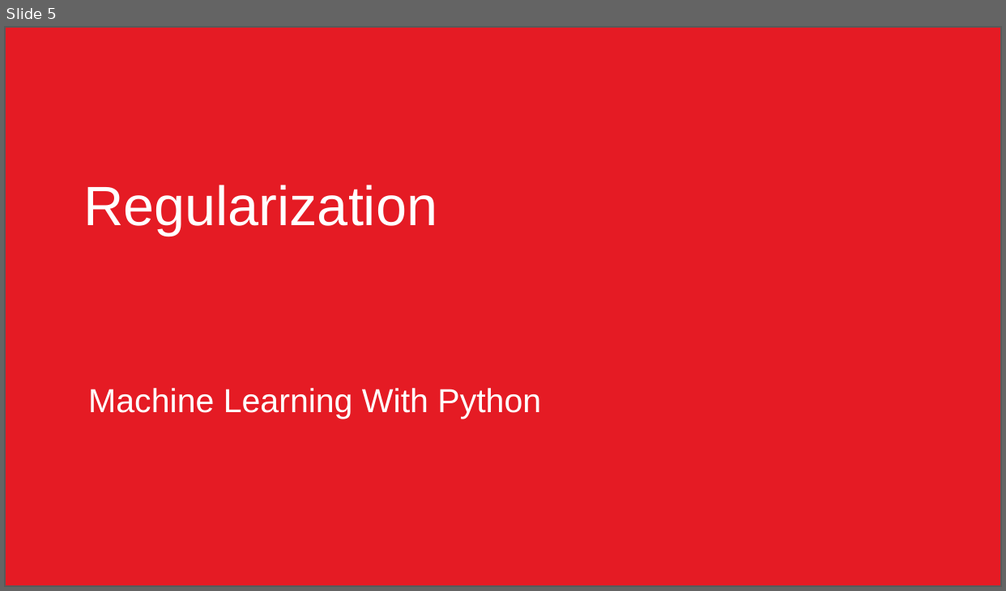
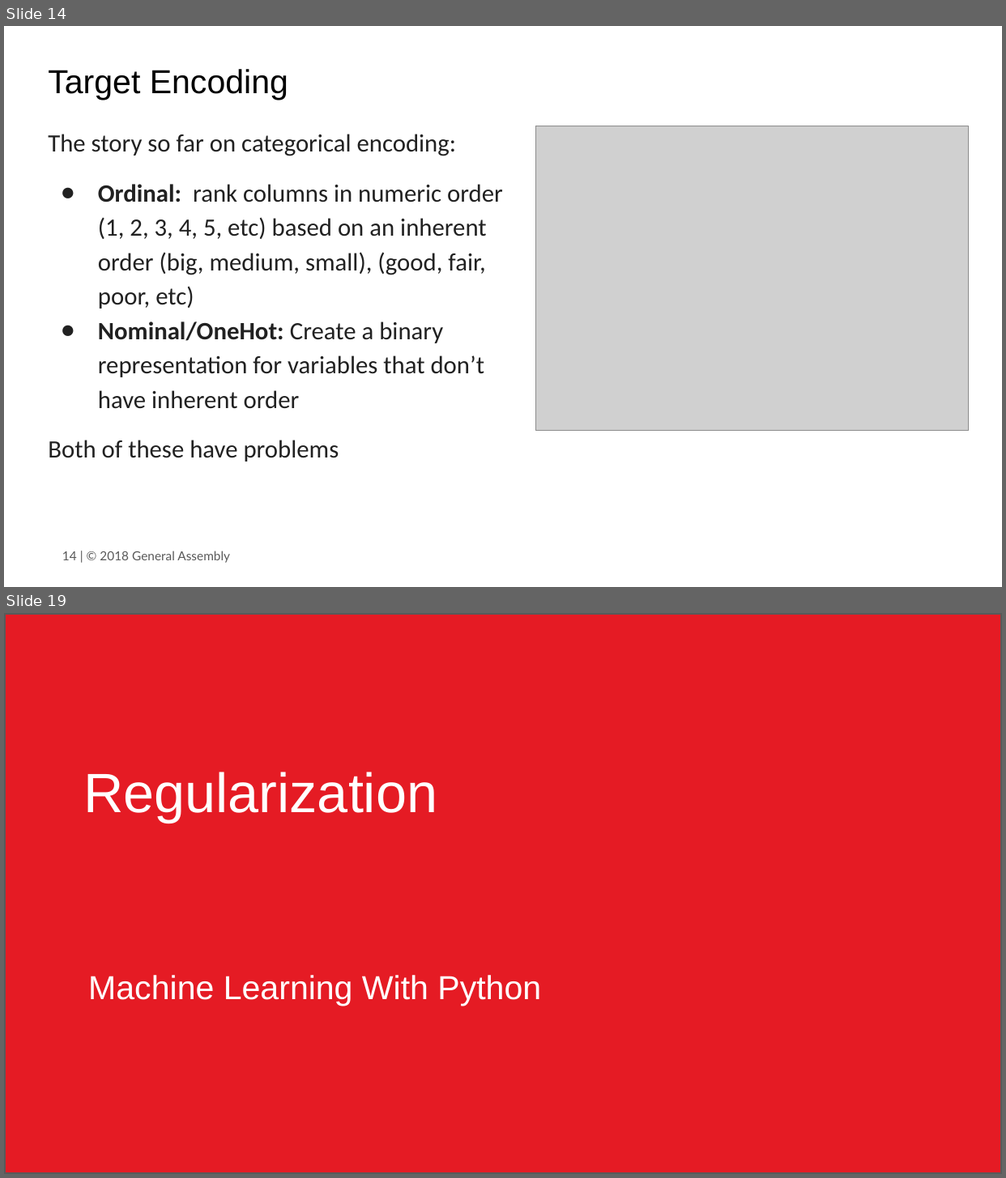
Before and after one commit to JonathanBechtel/DAT-10-14, a slide deck: class material/Unit3/Class13/DAT Class 13.pptx. Shown one above the other, each under a label of ours: slide 5 before the commit, slides 14 and 19 after it; the slides between them are not shown. The pictures are 1006x591 and 1006x1178 pixels, drawn with LibreOffice and Linux fonts; fonts in the diff are those of the drawing; grey boxes stand for pictures; background and template pictures are left out. Boxes give left, top, right and bottom in pixels: in the first picture for what was removed or moved away, otherwise in the second. Text is boxed around its words. In the diff, an @@ line names an element or a change of style, - is before the commit and + after.

```diff
--- a/class material/Unit3/Class13/DAT Class 13.pptx
+++ b/class material/Unit3/Class13/DAT Class 13.pptx
@@ slide 14 added at (4,26,1002,587), background #FFFFFF @@
@@ title added at (48,69,288,100), 24 pt, text #000000 @@
+Target Encoding
@@ text added at (48,134,503,462), 18 pt, text #212121 @@
+The story so far on categorical encoding:
+● Ordinal: rank columns in numeric order (1, 2, 3, 4, 5, etc) based on an inherent order (big, medium, small), (good, fair, poor, etc)
+● Nominal/OneHot: Create a binary representation for variables that don’t have inherent order
+Both of these have problems
@@ picture added at (536,126,969,430) @@
@@ text added at (62,551,230,563), 9 pt, text #595959 @@
+14 | © 2018 General Assembly
@@ what was slide 5 is now slide 19 @@
```
Also in this commit, not shown: 1 slide changed, 15 other slides added, 2 slides removed, 13 other files.
